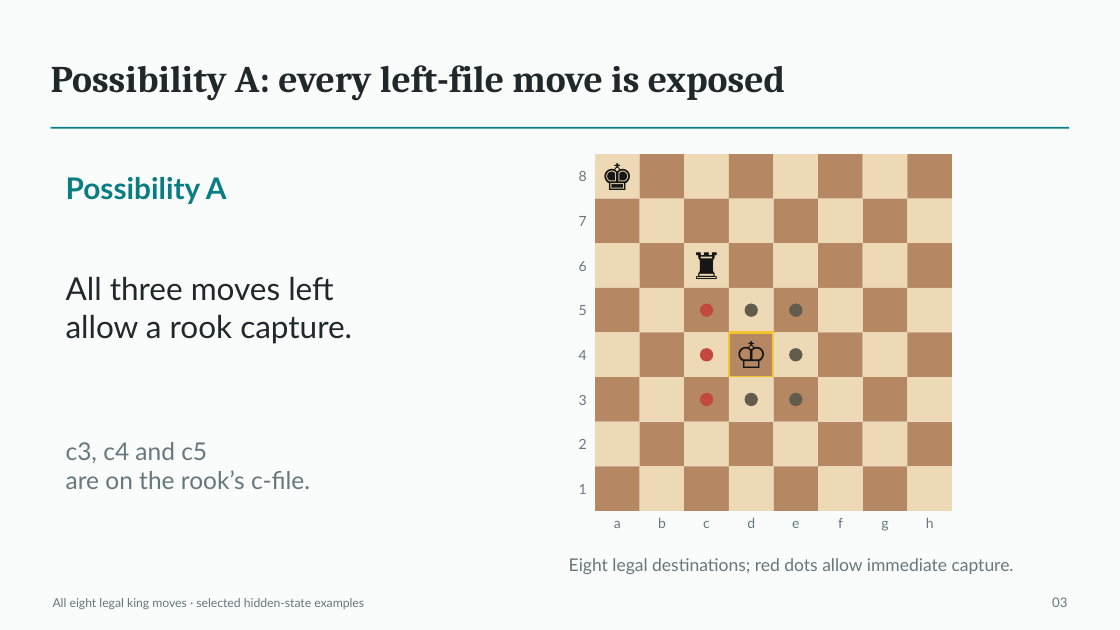
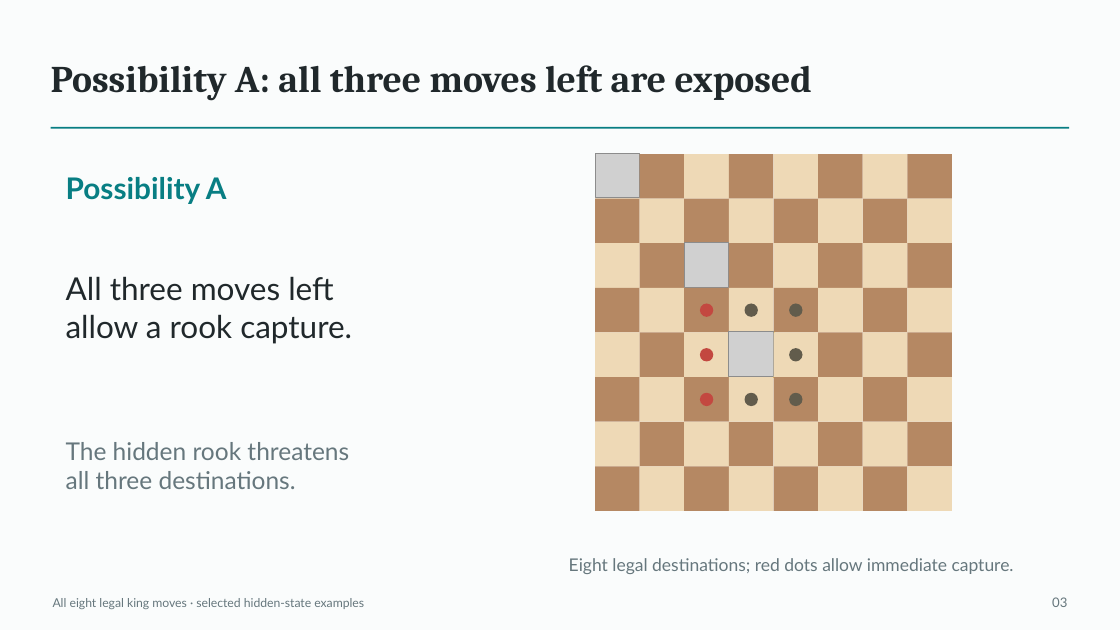
Before and after one commit to Mr-Teal/CS5446_project, a slide deck: slide 3 of docs/drafts/presentation-draft.pptx. Drawn at 1120x630 pixels with LibreOffice and Linux fonts; fonts in the diff are those of the drawing; grey boxes stand for pictures. Boxes give left, top, right and bottom in pixels: in the first picture for what was removed or moved away, otherwise in the second. Text is boxed around its words. In the diff, an @@ line names an element or a change of style, - is before the commit and + after.

```diff
--- a/docs/drafts/presentation-draft.pptx
+++ b/docs/drafts/presentation-draft.pptx
@@ text at <box>51,65,812,101</box>: text changed @@
-Possibility A: every left-file move is exposed
+Possibility A: all three moves left are exposed
@@ text removed at <box>579,171,587,181</box> @@
-8
@@ text removed at <box>595,153,639,197</box> @@
-♚
@@ picture added at <box>595,153,639,197</box> @@
@@ text removed at <box>579,216,587,226</box> @@
-7
@@ text removed at <box>579,261,587,271</box> @@
-6
@@ text removed at <box>685,243,729,287</box> @@
-♜
@@ picture added at <box>685,243,729,287</box> @@
@@ text removed at <box>579,305,587,315</box> @@
-5
@@ text removed at <box>579,350,587,360</box> @@
-4
@@ text removed at <box>729,332,774,376</box> @@
-♔
@@ picture added at <box>729,332,774,376</box> @@
@@ text removed at <box>579,395,587,405</box> @@
-3
@@ text at <box>66,442,349,489</box>: text changed @@
-c3, c4 and c5
-are on the rook’s c-file.
+The hidden rook threatens
+all three destinations.
@@ text removed at <box>579,439,587,449</box> @@
-2
@@ text removed at <box>579,484,587,494</box> @@
-1
@@ text removed at <box>614,521,621,528</box> @@
-a
@@ text removed at <box>658,517,666,528</box> @@
-b
@@ text removed at <box>703,521,710,528</box> @@
-c
@@ text removed at <box>747,517,755,528</box> @@
-d
@@ text removed at <box>792,521,799,528</box> @@
-e
@@ text removed at <box>838,518,843,528</box> @@
-f
@@ text removed at <box>881,521,888,531</box> @@
-g
@@ text removed at <box>926,517,934,528</box> @@
-h
```
Also in this commit, not shown: 10 other slides changed, 4 other files.
